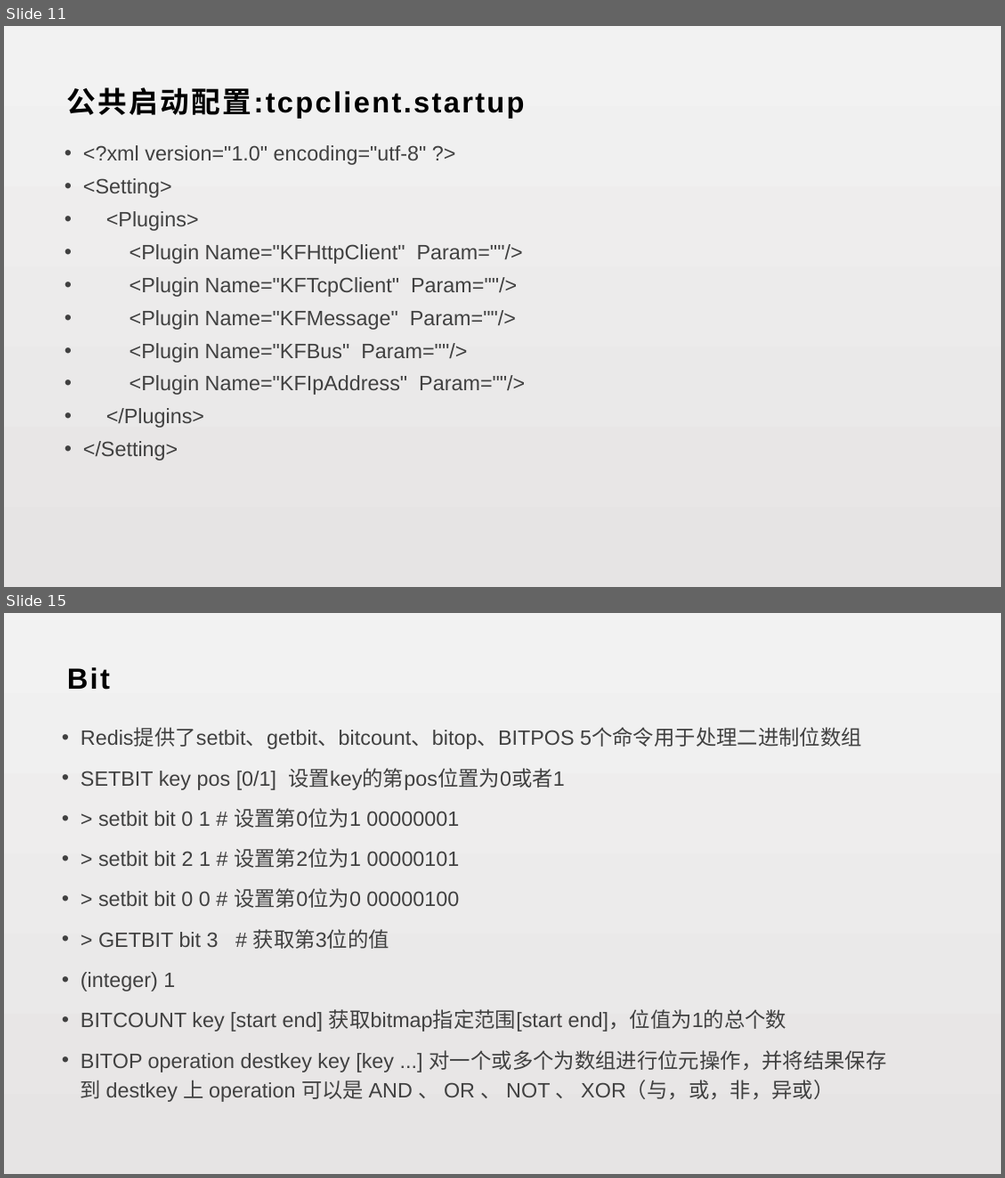
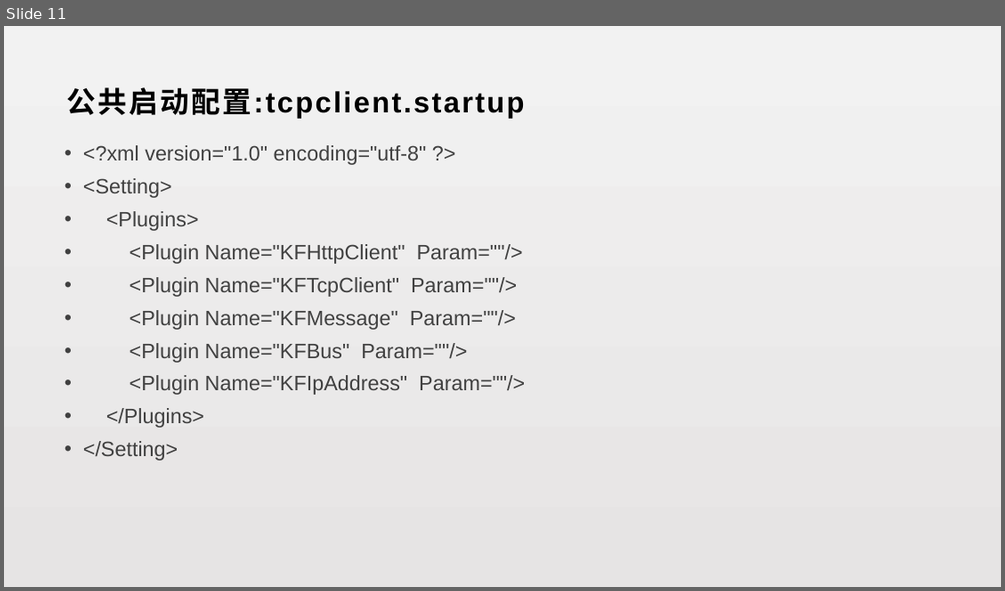
Before and after one commit to lori227/KFrame, a slide deck: _doc/KFrame.pptx. Shown one above the other, each under a label of ours: slides 11 and 15 before the commit, slide 11 after it; the slides between them are not shown. The pictures are 1005x1178 and 1005x591 pixels, drawn with LibreOffice and Linux fonts; fonts in the diff are those of the drawing. Boxes give left, top, right and bottom in pixels: in the first picture for what was removed or moved away, otherwise in the second. Text is boxed around its words. In the diff, an @@ line names an element or a change of style, - is before the commit and + after.

```diff
--- a/_doc/KFrame.pptx
+++ b/_doc/KFrame.pptx
@@ slide 15 removed at <box>4,613,1001,1174</box>, background gradient #F2F2F2 to #E6E4E4 @@
@@ text removed at <box>67,667,110,690</box> @@
-Bit
@@ text removed at <box>81,729,887,1102</box> @@
-• Redis提供了setbit、getbit、bitcount、bitop、BITPOS 5个命令用于处理二进制位数组
-• SETBIT key pos [0/1] 设置key的第pos位置为0或者1
-• > setbit bit 0 1 # 设置第0位为1 00000001
-• > setbit bit 2 1 # 设置第2位为1 00000101
-• > setbit bit 0 0 # 设置第0位为0 00000100
-• > GETBIT bit 3 # 获取第3位的值
-• (integer) 1
-• BITCOUNT key [start end] 获取bitmap指定范围[start end]，位值为1的总个数
-• BITOP operation destkey key [key ...] 对一个或多个为数组进行位元操作，并将结果保存到 destkey 上 operation 可以是 AND 、 OR 、 NOT 、 XOR（与，或，非，异或）
```
Also in this commit, not shown: 11 slides added, 27 other slides removed, 1 other file.
